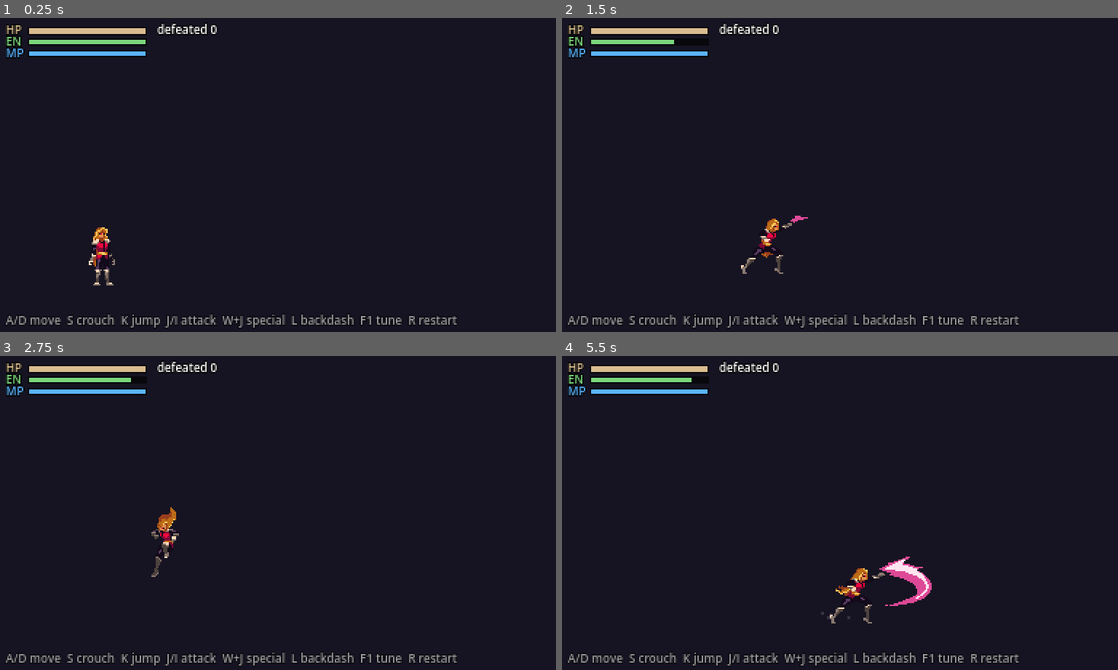
Above: before the commit, frames 1-4 (two rows, left to right).
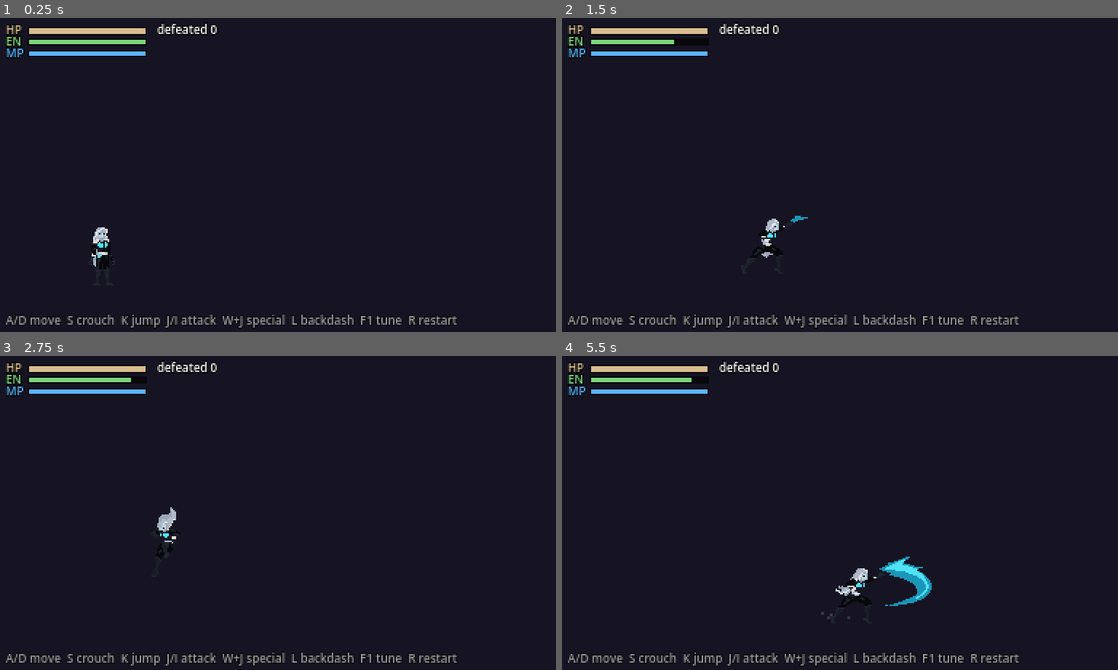
Above: after the commit, the same moments.

Repository: ferasalm/new-vania
Game: Godot game, scene res://main.tscn
Two runs of this game, one before a commit and one after it. Both use one fixed random seed, a clock stepped at 60 frames per second and the inputs below.
Inputs (mouse positions are in pixels of both pictures, inside the frame that each line leads up to):
- Up to frame 1 (0.25 s): no input
- Up to frame 2 (1.5 s): tap Enter at 0.5 s; move the mouse to (962, 159) at 0.52 s; hold D (right) from 0.53 s (still down); tap J (attack) at 0.6 s; click (962, 159) at 0.67 s; tap K (jump) at 0.77, 1.07 s; tap I (attack2) at 0.8, 1.35 s; move the mouse to (728, 190) at 1.27 s
- Up to frame 3 (2.75 s): tap K (jump) at 1.52, 1.55, 1.82 s; move the mouse to (333, 443) at 2.02 s; release D (right) at 2.03 s; hold A (left) from 2.03 s (still down); hold K (jump) from 2.03 s (still down); tap J (attack) at 2.3 s
- Up to frame 4 (5.5 s): move the mouse to (812, 575) at 2.77 s; release A (left) at 2.78 s; release K (jump) at 2.78 s; hold D (right) 2.78-4.28 s; tap J (attack) at 2.85, 4.55 s; click (812, 575) at 2.92 s; tap K (jump) at 3.02, 3.32, 4.52, 4.82 s; tap I (attack2) at 3.05, 3.6, 5.3 s; move the mouse to (1006, 560) at 3.52 s; hold K (jump) 3.53-4.28 s; move the mouse to (673, 465) at 4.27 s; hold A (left) 4.28-5.03 s; tap Space at 4.35 s; move the mouse to (867, 513) at 5.02 s; hold D (right) from 5.03 s (still down); tap Q at 5.1 s; click (867, 513) at 5.17 s

The runs differ from the first frame. In frame 1, 0.4% of the frame differs, in the area x 15-21%, y 66-86%; in frame 2, 0.4%; in frame 3, 0.4%; in frame 4, 0.9%, in the area x 48-67%, y 63-86%.
Error in both runs: Cannot call method 'get_width' on a null value. (res://room.gd:119)

Commit message:
feat(feel-v3): Pandora bake + OoE-style weapon layers
Refs: production/playtests/VERDICTS.md (bake-dont-generate direction).

- Pandora-001 baked onto the approved pack frames: role-mapped recolour
  (silver-white hair, near-black suit, cyan accents, 12 colours), arcs stripped
  from the bodies; every frame through an Aseprite correction pass
- weapons as separate sprite sets drawn over the weaponless body, Order of
  Ecclesia style: weapon-dirge (cyan) and weapon-elegy (violet, scaled up),
  j / i / low anims with materialize flash and dissolve dots
- bake pipeline idempotent from tools/pristine/: bake_pandora -> bake_weapons
  -> aseprite_correct; superseded build_weapons.py stand-ins deleted
- smoke: 45 checks, SMOKE PASS (weapon layer, Elegy numbers, chain pace)

Diff:
--- a/prototypes/feel-v3/assets/frames.json
+++ b/prototypes/feel-v3/assets/frames.json
@@ -8,9 +8,7 @@
    "attack": 5,
    "attack2": 5,
    "crouch": 1,
-   "crouchatk": 5,
-   "eattack": 5,
-   "eattack2": 5
+   "crouchatk": 5
   },
   "size": [
    128,
@@ -84,5 +82,27 @@
     32
    ]
   }
+ },
+ "weapon-dirge": {
+  "anims": {
+   "j": 5,
+   "i": 5,
+   "low": 5
+  },
+  "size": [
+   128,
+   64
+  ]
+ },
+ "weapon-elegy": {
+  "anims": {
+   "j": 5,
+   "i": 5,
+   "low": 5
+  },
+  "size": [
+   128,
+   64
+  ]
  }
 }
--- a/prototypes/feel-v3/player.gd
+++ b/prototypes/feel-v3/player.gd
@@ -22,6 +22,7 @@
 var invuln := 0.0
 
 var _spr: AnimatedSprite2D
+var _weps := {}             # "weapon-dirge" / "weapon-elegy" -> the overlay sprite
 var _coyote := 0.0
 var _jump_buf := 0.0
 var _attack_t := 0.0
@@ -54,11 +55,18 @@
 	shape.position = Vector2(0, -BODY.y / 2.0)
 	add_child(shape)
 	_spr = G.sprite("hero", {"idle": 7.0, "run": 13.0, "jump": 8.0, "attack": 19.0, "attack2": 19.0,
-		"eattack": 19.0, "eattack2": 19.0,
-		"crouch": 1.0, "crouchatk": 19.0}, ["jump", "attack", "attack2", "eattack", "eattack2", "crouch", "crouchatk"])
+		"crouch": 1.0, "crouchatk": 19.0}, ["jump", "attack", "attack2", "crouch", "crouchatk"])
 	_spr.position = Vector2(-64, -64)   # frame is 128x64, feet at the bottom centre
 	add_child(_spr)
 	_spr.play("idle")
+	# the weapon layer, Order of Ecclesia style: the body frames carry no weapon,
+	# the blade sprite is drawn over the hand that swings it and hides after
+	for set_name in ["weapon-dirge", "weapon-elegy"]:
+		var w := G.sprite(set_name, {"j": 19.0, "i": 19.0, "low": 19.0}, ["j", "i", "low"])
+		w.position = Vector2(-64, -64)
+		w.visible = false
+		add_child(w)
+		_weps[set_name] = w
 	floor_snap_length = 4.0
 
 
@@ -264,24 +272,36 @@
 	_attack_air = not is_on_floor() or velocity.y < 0.0   # a jump started this tick counts as airborne
 	_attack_hit.clear()
 	_wave_thrown = false
-	# the sword materializes in the hand that swings it: J right, I left; the
-	# two-handed weapon has its own pair of swings
+	# the sword materializes in the hand that swings it: J right, I left. The
+	# body swings the same either way; the weapon layer carries the blade
 	var anim := "attack" if btn == "attack" else "attack2"
 	if kind == "crouch":
 		anim = "crouchatk"
 	elif kind == "special":
 		anim = "attack2"
-	elif _is_elegy():
-		anim = "eattack" if btn == "attack" else "eattack2"
 	_spr.sprite_frames.set_animation_speed(anim, 5.0 / _attack_total())
 	_spr.play(anim)
 	_spr.frame = 0
 	if kind == "special":
+		_hide_weapons()
+	else:
+		var set_name := "weapon-elegy" if _is_elegy() else "weapon-dirge"
+		var wa := "low" if kind == "crouch" else ("j" if btn == "attack" else "i")
+		_weps[set_name].sprite_frames.set_animation_speed(wa, 5.0 / _attack_total())
+		_weps[set_name].play(wa)
+		_weps[set_name].frame = 0
+		_weps[set_name].visible = true
+	if kind == "special":
 		Sfx.play("special")
 	elif _is_elegy():
 		Sfx.play("swing_heavy", 1.0 if btn == "attack" else 0.92)
 	else:
 		Sfx.play("swing", 1.0 if btn == "attack" else 1.12)
+
+
+func _hide_weapons() -> void:
+	for w in _weps.values():
+		w.visible = false
 
 
 func _attack_step() -> void:
@@ -349,6 +369,7 @@
 		hp = 0.0
 		state = "dead"
 		velocity = Vector2.ZERO
+		_hide_weapons()
 		G.main.player_died()
 		return
 	state = "hurt"
@@ -375,6 +396,11 @@
 	_spr.flip_h = facing < 0
 	# blink while she cannot be hurt after a hit
 	_spr.visible = not (invuln > 0.0 and state != "backdash" and int(invuln * 20.0) % 2 == 0)
+	# the weapon overlay follows her facing, and rests hidden outside a swing
+	for w in _weps.values():
+		w.flip_h = _spr.flip_h
+		if state != "attack":
+			w.visible = false
 	if state == "attack":
 		return
 	if state == "crouch":
--- a/prototypes/feel-v3/smoke.gd
+++ b/prototypes/feel-v3/smoke.gd
@@ -158,8 +158,9 @@
 	_check("she does not walk while crouching", absf(p.global_position.x - cx) < 1.0, "moved %.1f px" % (p.global_position.x - cx))
 	await _tap("attack", 2)
 	await _frames(6)
-	_check("crouch attack is a low swing with its own animation", p.state == "attack" and p._spr.animation == "crouchatk" and p.attack_rect().position.y > p.global_position.y - 30.0,
-		"anim=%s" % p._spr.animation)
+	_check("crouch attack is a low swing with its own animation", p.state == "attack" and p._spr.animation == "crouchatk" and p.attack_rect().position.y > p.global_position.y - 30.0
+			and p._weps["weapon-dirge"].visible and p._weps["weapon-dirge"].animation == "low",
+		"anim=%s weapon=%s" % [p._spr.animation, p._weps["weapon-dirge"].animation])
 	await _shot("9_crouch_attack")
 	await _frames(swing_n)
 	_check("she stays crouched after the low swing", p.state == "crouch", "state=%s" % p.state)
@@ -241,8 +242,16 @@
 	for k in ["weapon", "elegy_time", "elegy_damage", "elegy_reach", "elegy_energy", "elegy_chain", "orb_hang"]:
 		if not T.data.has(k):
 			wmissing.append(k)
-	_check("the WEAPONS page has its picker and sliders", wmissing.is_empty() and not T.data["weapon"].get("options", []).is_empty(),
-		"missing: %s" % str(wmissing))
+	var wsets: Array = []
+	for s in ["weapon-dirge", "weapon-elegy"]:
+		if not G.frames.has(s):
+			wsets.append(s)
+			continue
+		for a in ["j", "i", "low"]:
+			if not G.frames[s]["anims"].has(a):
+				wsets.append(s + "/" + a)
+	_check("the WEAPONS page has its picker and sliders", wmissing.is_empty() and not T.data["weapon"].get("options", []).is_empty() and wsets.is_empty(),
+		"missing: %s %s" % [str(wmissing), str(wsets)])
 	var loud: Array = []
 	for n in ["special", "pickup", "no_energy", "swing_heavy"]:
 		if not Sfx.ev.has(n) or Sfx.ev[n]["options"].size() < 2:
@@ -293,7 +302,8 @@
 		var wen0: float = p.energy
 		await _tap("attack", 2)
 		await _frames(2)
-		_check("Elegy: J is its own two-handed swing", p.state == "attack" and p._spr.animation == "eattack", "anim=%s" % p._spr.animation)
+		_check("Elegy: J swings the two-handed blade over the body", p.state == "attack" and p._weps["weapon-elegy"].visible and p._weps["weapon-elegy"].animation == "j" and p._spr.animation == "attack",
+			"body=%s weapon=%s" % [p._spr.animation, p._weps["weapon-elegy"].animation])
 		_check("one Elegy swing spends more Energy", is_equal_approx(wen0 - p.energy, T.v("elegy_energy")), "%.0f -> %.0f" % [wen0, p.energy])
 		await _shot("12_elegy_j")
 		await _frames(int(T.v("elegy_time") * 0.7 * 60.0))
@@ -308,11 +318,11 @@
 		await _tap("attack", 2)
 		await _tap("attack2", 2)
 		var wframes := 0
-		while p._spr.animation != "eattack2" and wframes < 240:
+		while p._weps["weapon-elegy"].animation != "i" and wframes < 240:
 			await get_tree().physics_frame
 			wframes += 1
 		var wgate := int(T.v("elegy_chain") * 60.0)
-		_check("Elegy chains J into I at its own pace", p._spr.animation == "eattack2" and wframes >= 5 and wframes <= wgate + 10,
+		_check("Elegy chains J into I at its own pace", p._weps["weapon-elegy"].animation == "i" and wframes >= 5 and wframes <= wgate + 10,
 			"switched after %d frames (chain %d frames)" % [wframes, wgate])
 		await _frames(int(T.v("elegy_time") * 60.0) + 4)
 		# back to the short sword
@@ -320,8 +330,11 @@
 		p.energy = T.v("energy_max")
 		await _tap("attack", 2)
 		await _frames(2)
-		_check("back to the sword, J is the Dirge swing", p._spr.animation == "attack", "anim=%s" % p._spr.animation)
+		_check("back to the sword, J is the Dirge swing", p._weps["weapon-dirge"].visible and p._weps["weapon-dirge"].animation == "j" and not p._weps["weapon-elegy"].visible,
+			"weapon=%s" % p._weps["weapon-dirge"].animation)
 		await _frames(int(T.v("attack_time") * 60.0) + 4)
+		_check("the blade dematerializes after the swing", not p._weps["weapon-dirge"].visible and not p._weps["weapon-elegy"].visible,
+			"dirge=%s elegy=%s" % [p._weps["weapon-dirge"].visible, p._weps["weapon-elegy"].visible])
 
 	if shots:
 		main.panel._root.visible = true
Binary file changed: prototypes/feel-v3/assets/hero/attack2_00.png
Binary file changed: prototypes/feel-v3/assets/hero/attack2_01.png
Binary file changed: prototypes/feel-v3/assets/hero/attack2_02.png
Binary file changed: prototypes/feel-v3/assets/hero/attack2_03.png
Binary file changed: prototypes/feel-v3/assets/hero/attack2_04.png
Binary file changed: prototypes/feel-v3/assets/hero/attack_00.png
Binary file changed: prototypes/feel-v3/assets/hero/attack_01.png
Binary file changed: prototypes/feel-v3/assets/hero/attack_02.png
Binary file changed: prototypes/feel-v3/assets/hero/attack_03.png
Binary file changed: prototypes/feel-v3/assets/hero/attack_04.png
Binary file changed: prototypes/feel-v3/assets/hero/crouch_00.png
Binary file changed: prototypes/feel-v3/assets/hero/crouchatk_00.png
(and 79 more such lines)
